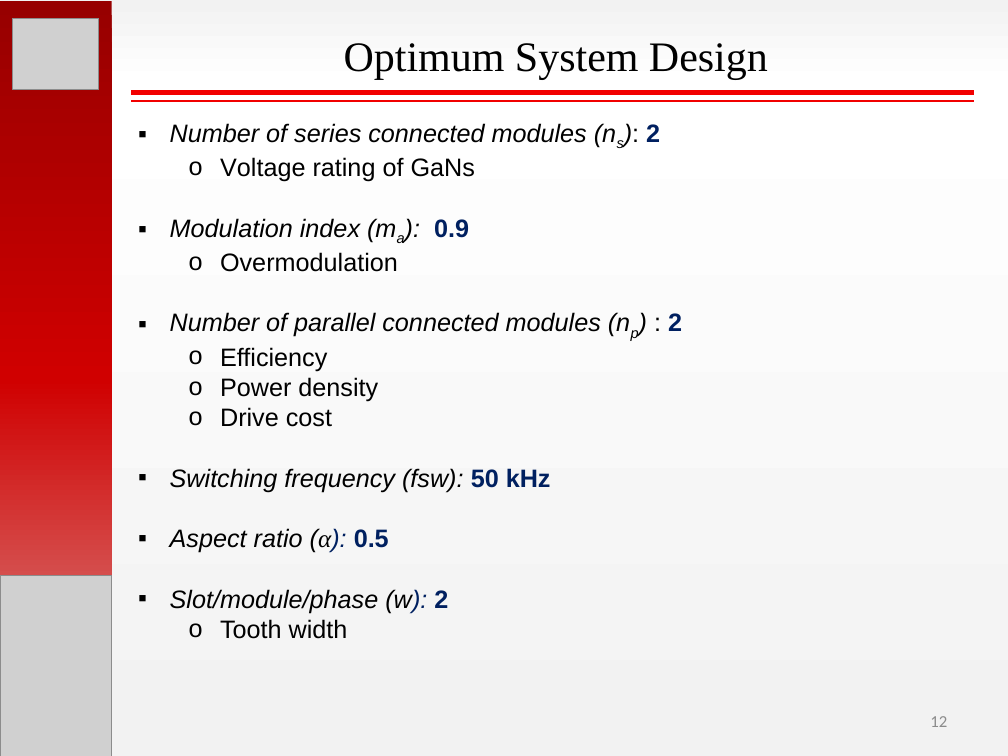
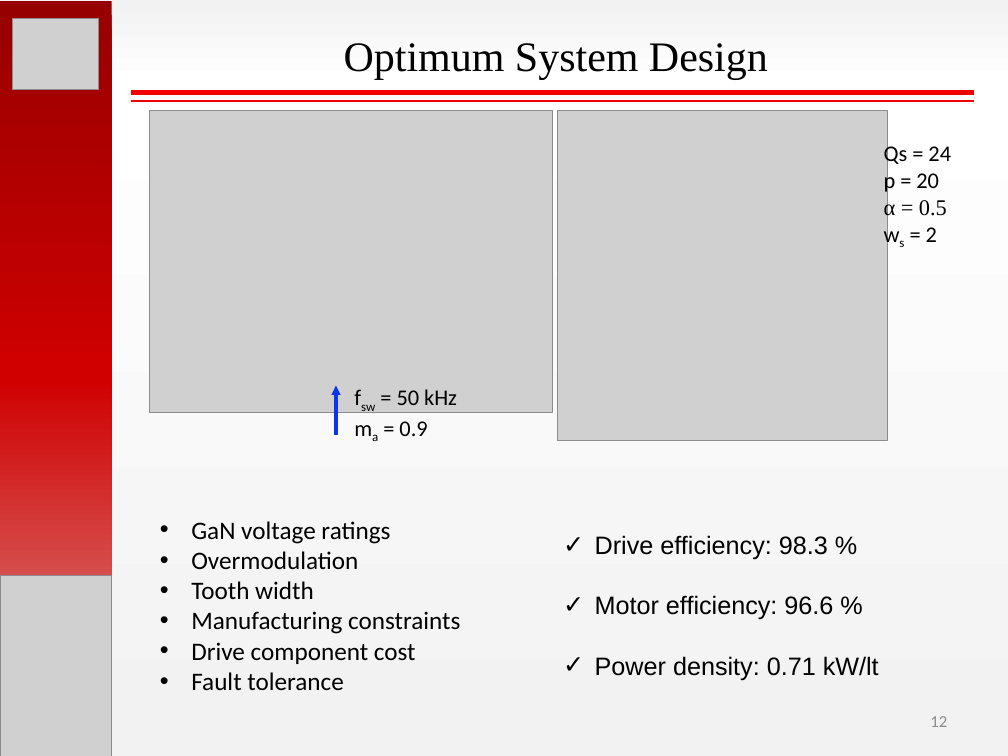
Before and after one commit to hakanpolat/IMMD, a slide deck: slide 12 of Paper/PEMD 2018/Presentation/PEMD2018_OralPres_Mesut_Uğur.pptx. Drawn at 1008x756 pixels with LibreOffice and Linux fonts; fonts in the diff are those of the drawing; grey boxes stand for pictures. Boxes give left, top, right and bottom in pixels: in the first picture for what was removed or moved away, otherwise in the second. Text is boxed around its words. In the diff, an @@ line names an element or a change of style, - is before the commit and + after.

```diff
--- a/Paper/PEMD 2018/Presentation/PEMD2018_OralPres_Mesut_Uğur.pptx
+++ b/Paper/PEMD 2018/Presentation/PEMD2018_OralPres_Mesut_Uğur.pptx
@@ picture added at <box>150,111,552,413</box> @@
@@ picture added at <box>557,111,887,440</box> @@
@@ text removed at <box>170,123,682,639</box> @@
-▪ Number of series connected modules (ns): 2
-  o Voltage rating of GaNs
-▪ Modulation index (ma): 0.9
-  o Overmodulation
-▪ Number of parallel connected modules (np) : 2
-  o Efficiency
-  o Power density
-  o Drive cost
-▪ Switching frequency (fsw): 50 kHz
-▪ Aspect ratio (α): 0.5
-▪ Slot/module/phase (w): 2
-  o Tooth width
@@ text added at <box>884,142,951,242</box>, 16 pt, text #000000 @@
+Qs = 24
+p = 20
+α = 0.5
+ws = 2
@@ arrow added from (336, 435) to (336, 386), #0A35EC 2.25 pt @@
@@ text added at <box>397,389,457,436</box>, 16 pt, text #000000 @@
+fsw = 50 kHz
+ma = 0.9
@@ text added at <box>191,521,460,690</box>, 18 pt, text #000000 @@
+• GaN voltage ratings
+• Overmodulation
+• Tooth width
+• Manufacturing constraints
+• Drive component cost
+• Fault tolerance
@@ text added at <box>595,535,879,681</box>, 18 pt, text #000000 @@
+✓ Drive efficiency: 98.3 %
+✓ Motor efficiency: 96.6 %
+✓ Power density: 0.71 kW/lt
```
Also in this commit, not shown: 6 other slides changed, 6 slides added, 6 slides removed, 16 other files.
